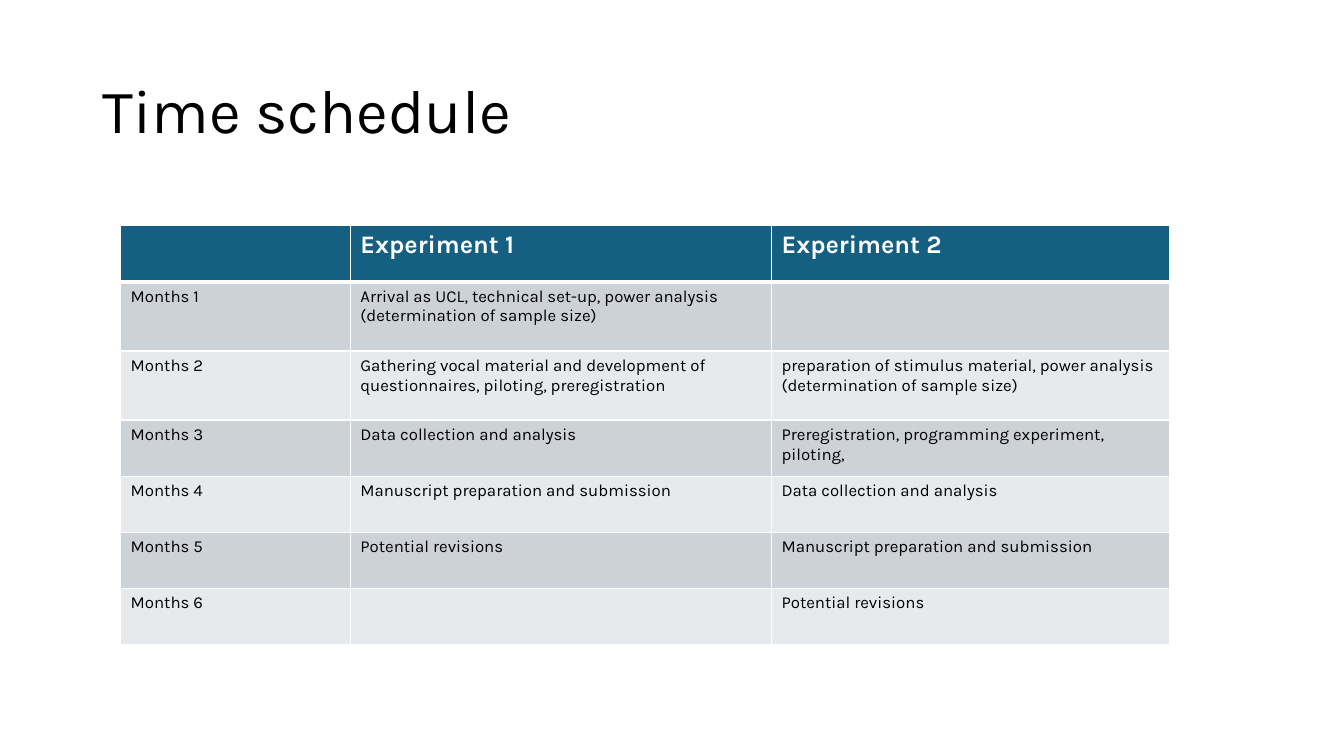
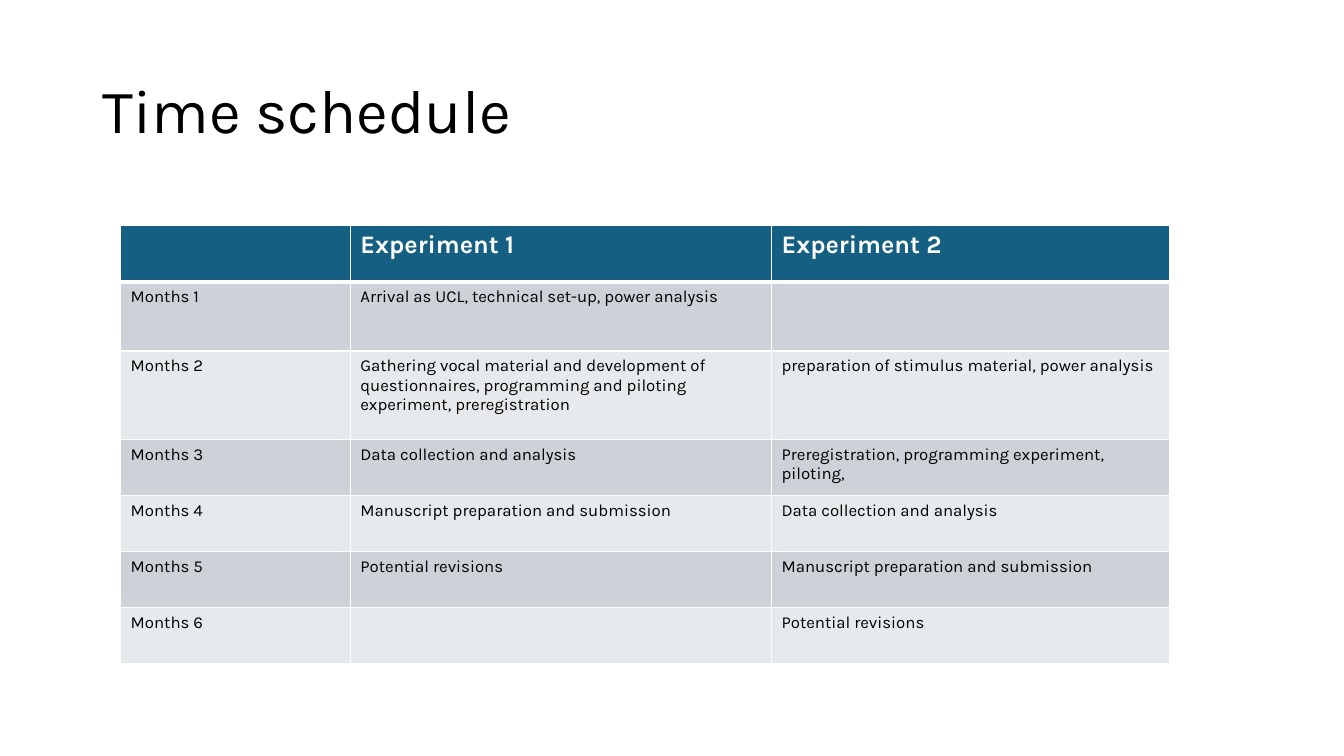
Before and after one commit to ChristineNussbaum/2024_Naturalness_Project, a slide deck: slide 9 of PRIME/Kurzstipendium/DAAD_experiments.pptx. Drawn at 1344x756 pixels with LibreOffice and Linux fonts; fonts in the diff are those of the drawing. Boxes give left, top, right and bottom in pixels: in the first picture for what was removed or moved away, otherwise in the second. Text is boxed around its words. In the diff, an @@ line names an element or a change of style, - is before the commit and + after.

```diff
--- a/PRIME/Kurzstipendium/DAAD_experiments.pptx
+++ b/PRIME/Kurzstipendium/DAAD_experiments.pptx
@@ table at (x1=121, y1=226, x2=1171, y2=666) @@
-row 2, column 2: Arrival as UCL, technical set-up, power analysis (determination of sample size)
+row 2, column 2: Arrival as UCL, technical set-up, power analysis
-row 3, column 2: Gathering vocal material and development of questionnaires, piloting, preregistration
+row 3, column 2: Gathering vocal material and development of questionnaires, programming and piloting experiment, preregistration
-row 3, column 3: preparation of stimulus material, power analysis (determination of sample size)
+row 3, column 3: preparation of stimulus material, power analysis
```
Also in this commit, not shown: 49 other files.
